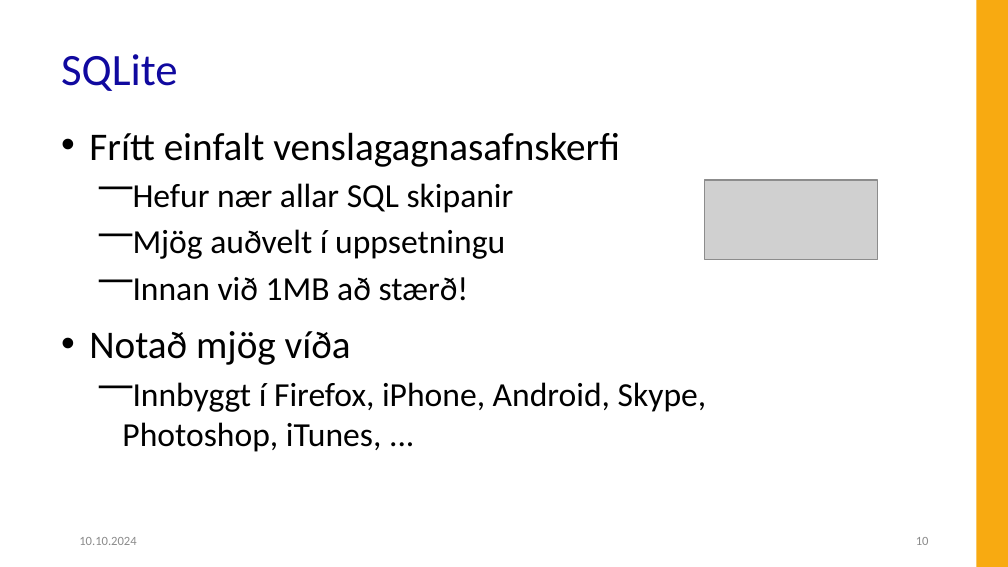
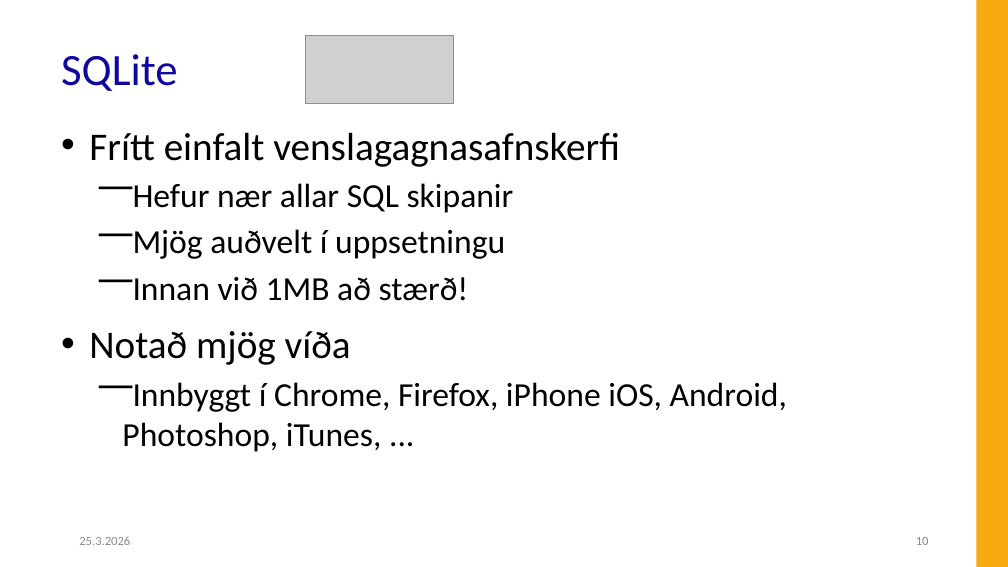
Before and after one commit to Hjalmtyr/SQL1, a slide deck: slide 10 of SQL-I.pptx. Drawn at 1008x567 pixels with LibreOffice and Linux fonts; fonts in the diff are those of the drawing; grey boxes stand for pictures; background and template pictures are left out. Boxes give left, top, right and bottom in pixels: in the first picture for what was removed or moved away, otherwise in the second. Text is boxed around its words. In the diff, an @@ line names an element or a change of style, - is before the commit and + after.

```diff
--- a/SQL-I.pptx
+++ b/SQL-I.pptx
@@ picture resized from (x1=705, y1=180, x2=878, y2=260) to (x1=305, y1=35, x2=453, y2=103) @@
@@ text at (x1=122, y1=382, x2=787, y2=452): text changed @@
-  ⎻ Innbyggt í Firefox, iPhone, Android, Skype, Photoshop, iTunes, ...
+  ⎻ Innbyggt í Chrome, Firefox, iPhone iOS, Android, Photoshop, iTunes, ...
@@ text at (x1=79, y1=536, x2=130, y2=545): text changed @@
-10.10.2024
+25.3.2026
```
Also in this commit, not shown: 80 other slides changed, 4 slides added, 2 slides removed, 21 other files.
